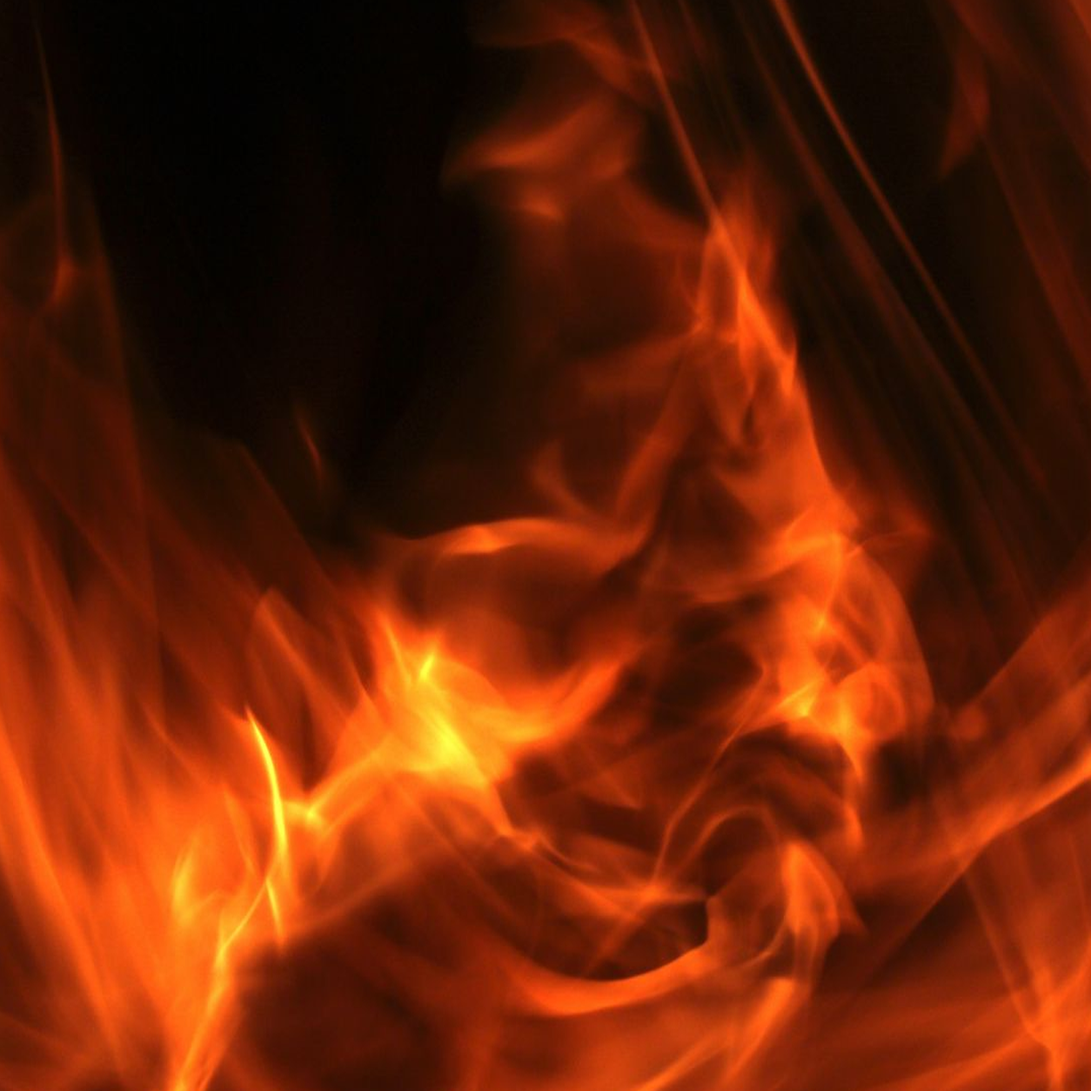
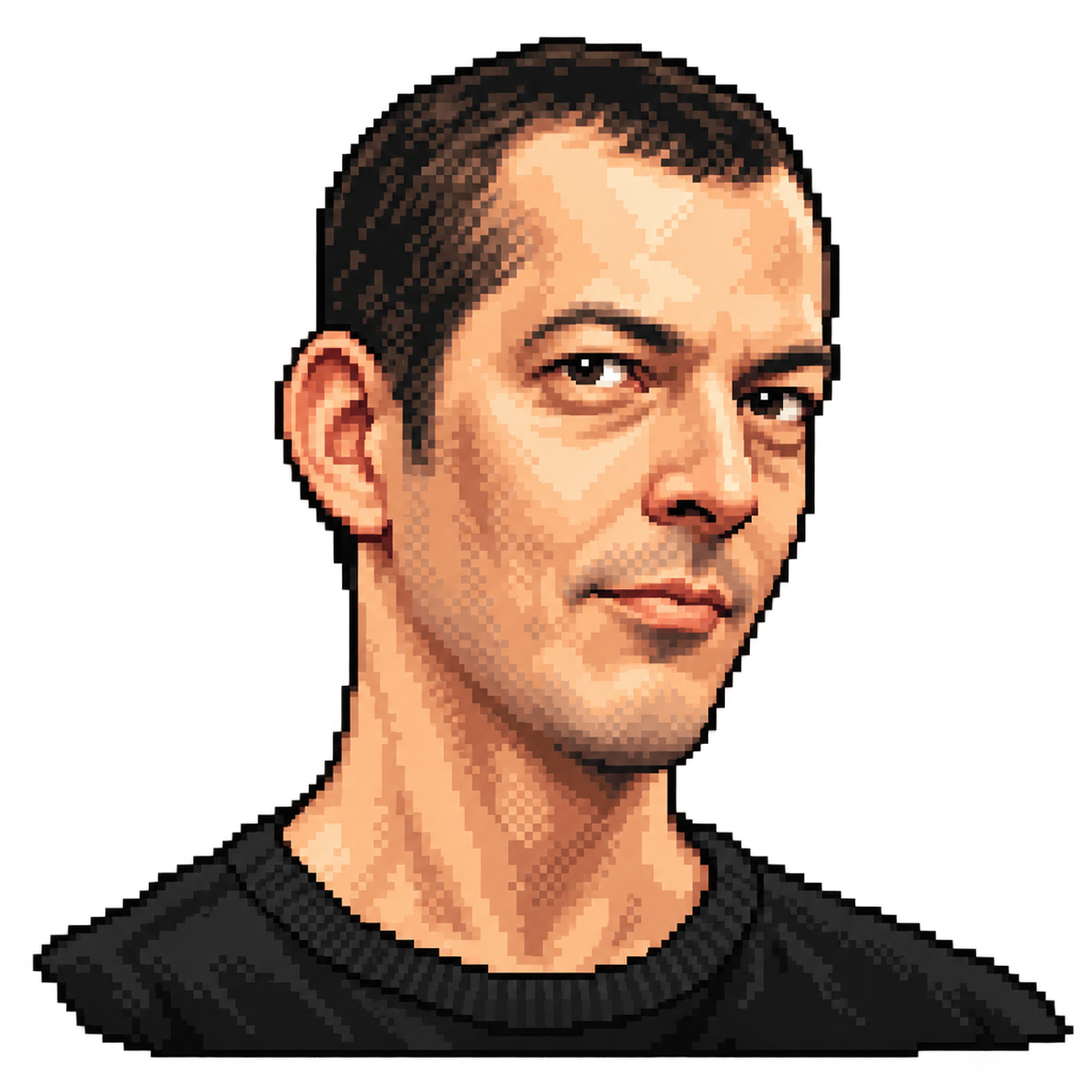
Layers edited between the first and the second 1091×1091 image:
showed "Oscar" over left=0, top=0, right=1091, bottom=1091
hid "Livello 1" over left=0, top=0, right=1091, bottom=1091
hid "BG" over left=0, top=0, right=1091, bottom=1091
